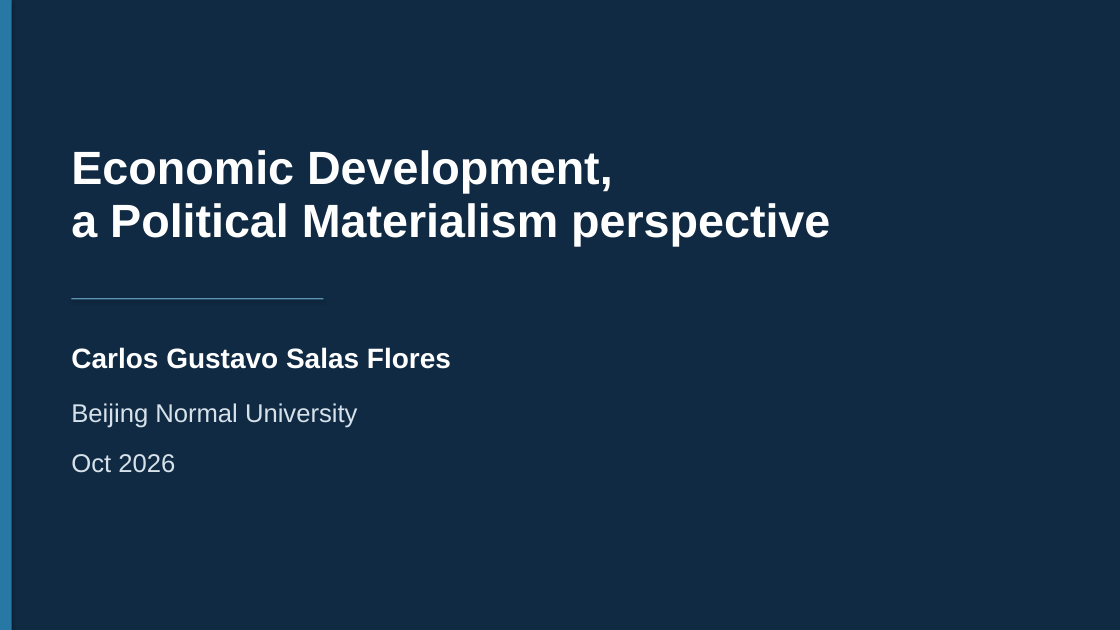
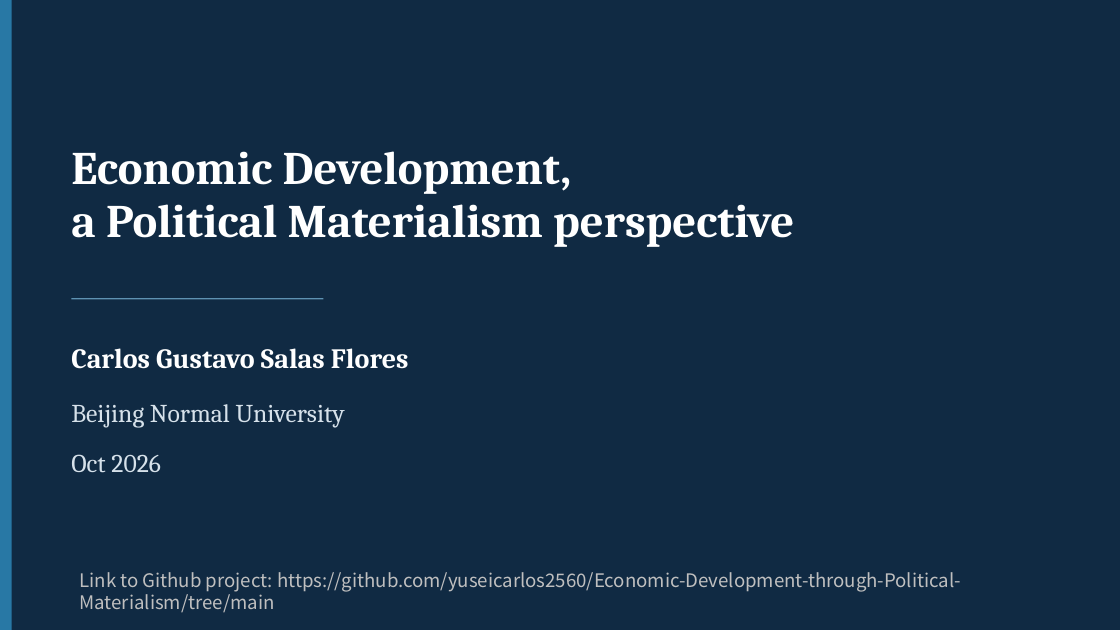
Before and after one commit to yuseicarlos2560/Economic-Development-through-Political-Materialism, a slide deck: slide 1 of presentations/thesis_introduction.pptx. Drawn at 1120x630 pixels with LibreOffice and Linux fonts; fonts in the diff are those of the drawing. Boxes give left, top, right and bottom in pixels: in the first picture for what was removed or moved away, otherwise in the second. Text is boxed around its words. In the diff, an @@ line names an element or a change of style, - is before the commit and + after.

```diff
--- a/presentations/thesis_introduction.pptx
+++ b/presentations/thesis_introduction.pptx
@@ font Arial to Cambria in 4 elements at [71,404,345,427], [71,454,161,473], [71,348,409,369], [71,151,794,247] @@
@@ text added at [80,572,961,613], 16 pt, text #BFBFBF @@
+Link to Github project: https://github.com/yuseicarlos2560/Economic-Development-through-Political-Materialism/tree/main
```
Also in this commit, not shown: 16 other slides changed, 2 slides added, 1 other file.
